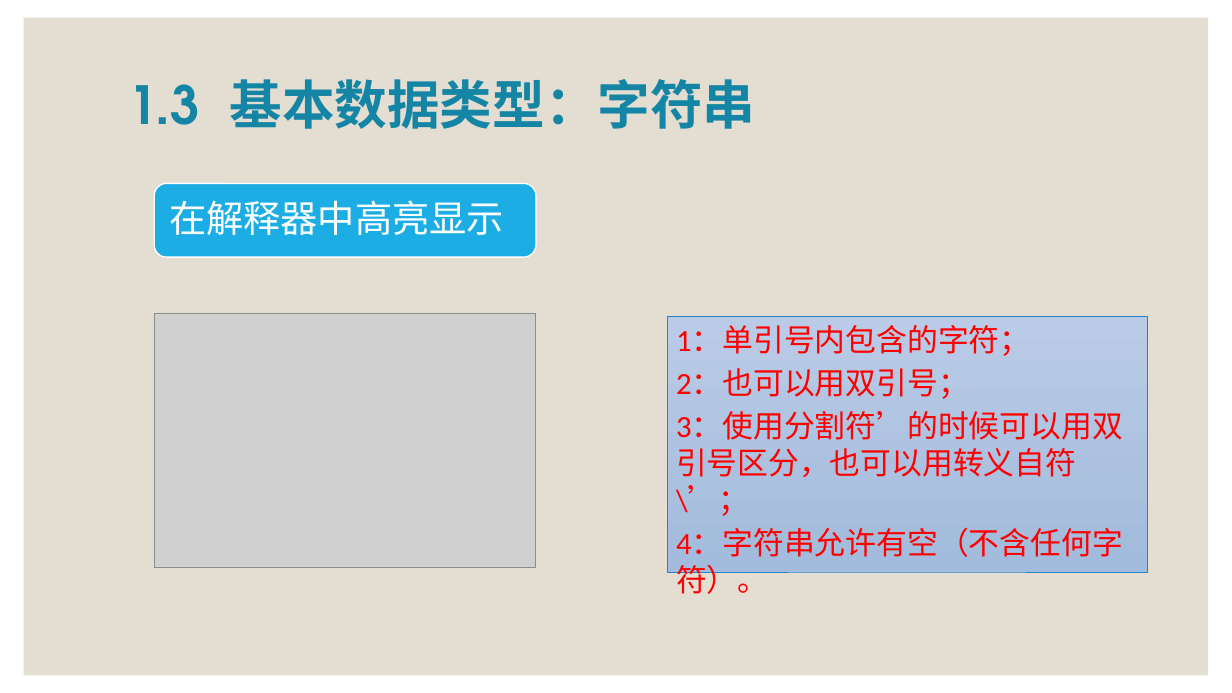
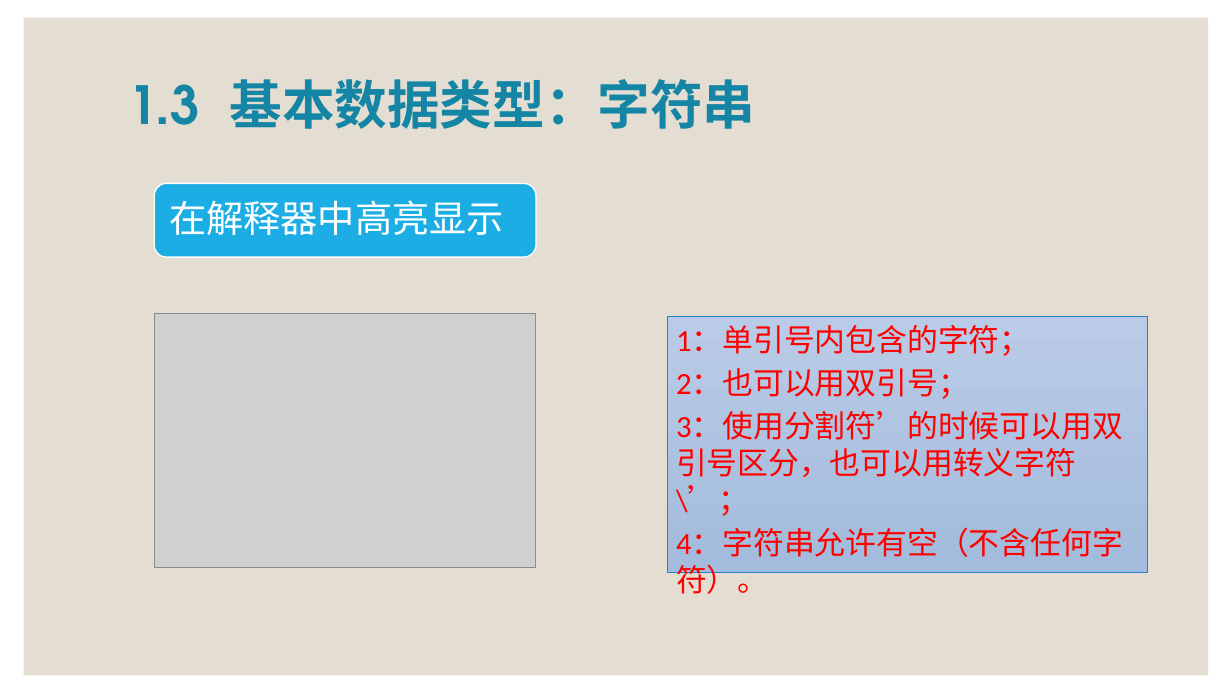
Before and after one commit to zhangjianzhang/programming_basics, a slide deck: slide 13 of files/slides/lecture_1.pptx (slide 9 before the commit). Drawn at 1232x693 pixels with LibreOffice and Linux fonts; fonts in the diff are those of the drawing; grey boxes stand for pictures. Boxes give left, top, right and bottom in pixels: in the first picture for what was removed or moved away, otherwise in the second. Text is boxed around its words. In the diff, an @@ line names an element or a change of style, - is before the commit and + after.

```diff
--- a/files/slides/lecture_1.pptx
+++ b/files/slides/lecture_1.pptx
@@ text in rectangle at <box>676,412,1123,477</box>: text changed @@
-3：使用分割符’的时候可以用双引号区分，也可以用转义自符\’；
+3：使用分割符’的时候可以用双引号区分，也可以用转义字符\’；
```
Also in this commit, not shown: 4 slides added, 5 other files.
